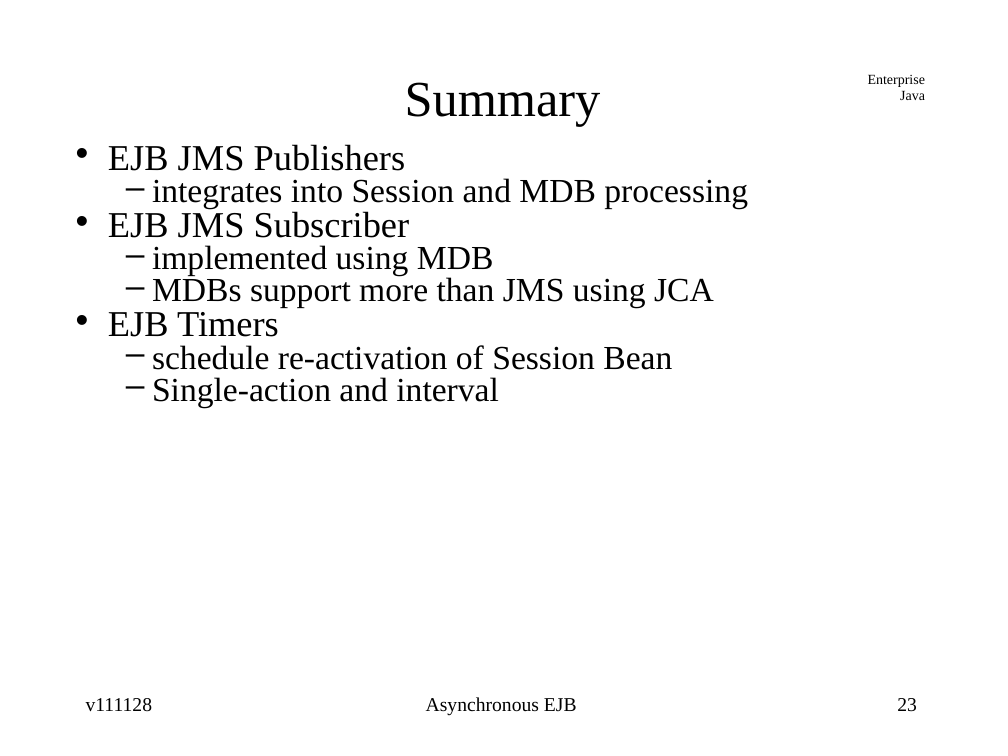
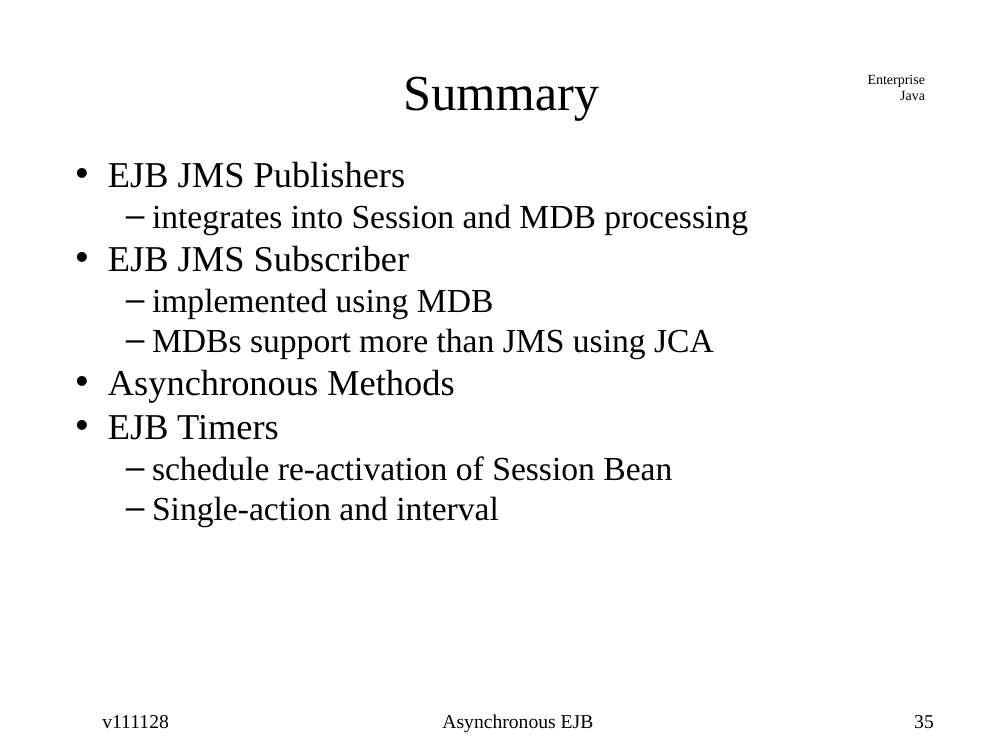
Before and after one commit to jcstaff/ejava-javaee, a slide deck: slide 35 of asyncEJB/src/site/resources/lectures/asyncEJB.ppt (slide 23 before the commit). Drawn at 1008x756 pixels with LibreOffice and Linux fonts; fonts in the diff are those of the drawing. Boxes give left, top, right and bottom in pixels: in the first picture for what was removed or moved away, otherwise in the second. Text is boxed around its words. In the diff, an @@ line names an element or a change of style, - is before the commit and + after.

Commit message:
added Async methods and updated EJB Timers

```diff
--- a/asyncEJB/src/site/resources/lectures/asyncEJB.ppt
+++ b/asyncEJB/src/site/resources/lectures/asyncEJB.ppt
@@ title "Summary" at (403, 76, 599, 121): line spacing 0.4 to 0.09 @@
@@ text at (108, 161, 748, 527): line spacing 0.55 to 1; less space between paragraphs @@
@@ text at (108, 369, 454, 402): paragraph added @@
+• Asynchronous Methods
@@ text "Asynchronous EJB" at (372, 714, 631, 730): size 14 to 24 pt, text colour #000000 to #FFFFFF @@
@@ text added at (86, 715, 204, 729), 24 pt, text #FFFFFF @@
+v121202
@@ text "v111128": place and size @@
-text "v111128" at (86, 698, 153, 712)
+text "v111128" at (102, 715, 169, 729)
@@ text added at (442, 714, 594, 733), 14 pt, text #000000 @@
+Asynchronous EJB
@@ page number at (883, 715, 917, 728): text changed; size 14 to 24 pt; text colour #000000 to #FFFFFF @@
-23
+35
@@ page number added at (914, 715, 934, 729), 14 pt, text #000000 @@
+35
```
Also in this commit, not shown: 23 other slides changed, 12 slides added.
